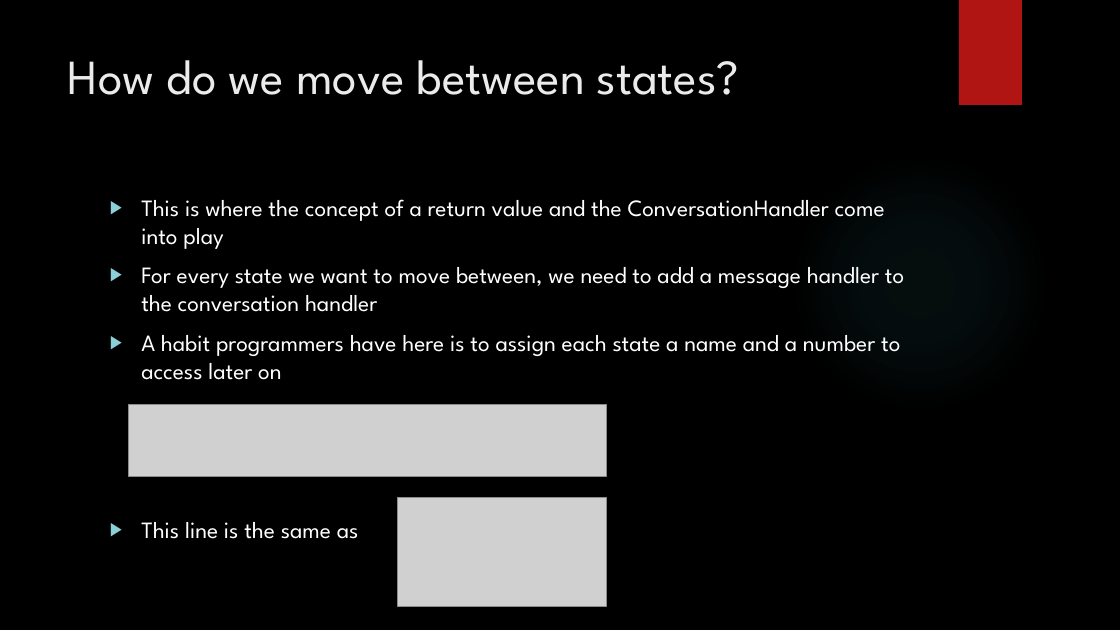
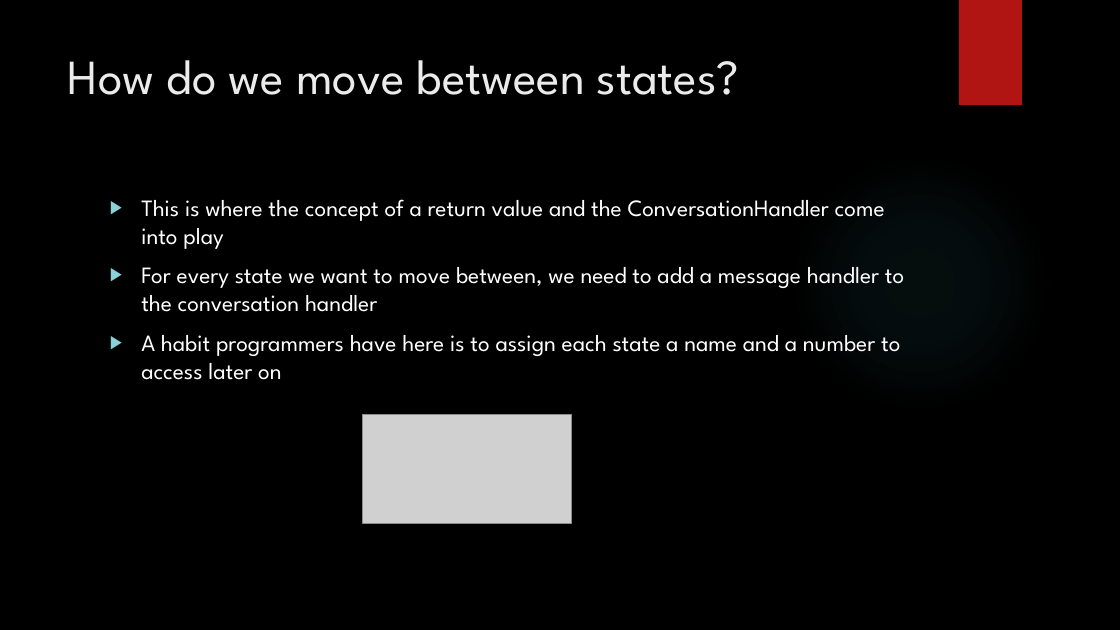
Before and after one commit to siddbose97/Telegram_Workshop, a slide deck: slide 51 of Second Python Course.pptx (slide 54 before the commit). Drawn at 1120x630 pixels with LibreOffice and Linux fonts; fonts in the diff are those of the drawing; grey boxes stand for pictures; background and template pictures are left out. Boxes give left, top, right and bottom in pixels: in the first picture for what was removed or moved away, otherwise in the second. Text is boxed around its words. In the diff, an @@ line names an element or a change of style, - is before the commit and + after.

```diff
--- a/Second Python Course.pptx
+++ b/Second Python Course.pptx
@@ picture removed at bbox=[129, 405, 607, 476] @@
@@ picture: place and size @@
-picture at bbox=[398, 497, 607, 606]
+picture at bbox=[363, 415, 572, 523]
@@ text at bbox=[141, 522, 359, 539]: paragraph removed @@
-▶ This line is the same as
```
Also in this commit, not shown: 29 other slides changed, 1 slide added, 8 slides removed, 3 other files.
